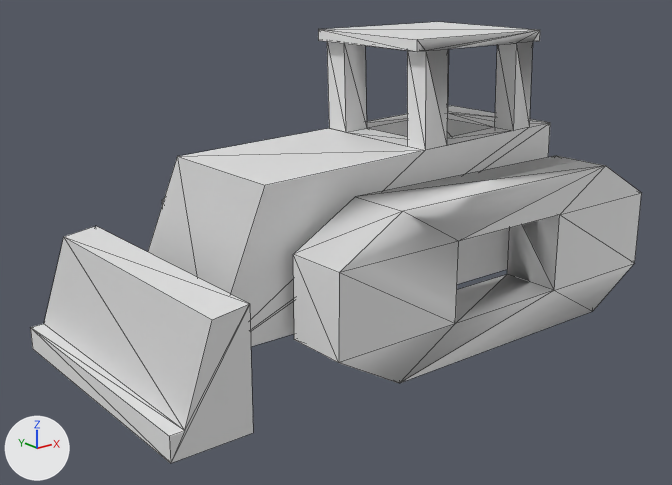
One commit to the OBJ model app/src/main/res/raw/bulldozer.obj: the scene before it, then after it.
Before and after are seen from a camera (50 mm lens) standing at (-2368.0, -3252.0, 1686.0) and looking at (191.0, -53.0, 407.0). Every picture has the same lights, and +X, +Y and +Z are marked at lower left. Mesh edges are drawn as thin lines. Where no turn or scale is listed for an object, it has been applied to the vertices.

Objects in the first picture: 'bulldozer'.
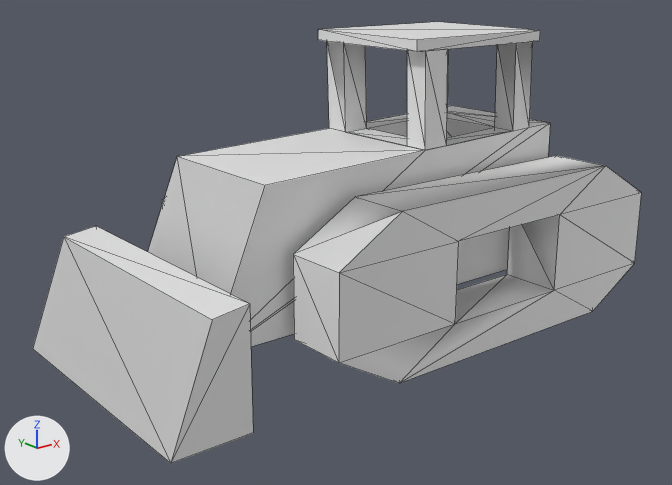
Location of each change, [x1, y1, x2, y2] in pixels of the pictures (672 x 485 px):
'bulldozer', reshaped: before [30, 22, 642, 463]; after [33, 22, 642, 463]
part 1 of me_bulldozer, cut back: before [30, 30, 540, 463]; after [33, 30, 540, 463]

Edits to the bpy script that builds the scene:
```text
Change me_bulldozer:
    used by ob_bulldozer; location = (0.0, 0.0, 0.0)
    remove me_bulldozer.from_pydata(...)  # 112 vertices, 252 faces; spans x -1026.0..1600.0, y -705.0..648.0, z -13.0..1334.0
    add me_bulldozer.from_pydata(...)  # 108 vertices, 196 faces; spans x -1026.0..1600.0, y -705.0..648.0, z -13.0..1334.0
    me_bulldozer part 1
    4 vertices are removed from x -1026.0..-964.0, y -655.0..598.0, z 92.0
    70 faces are deleted
    14 new faces join them
```
